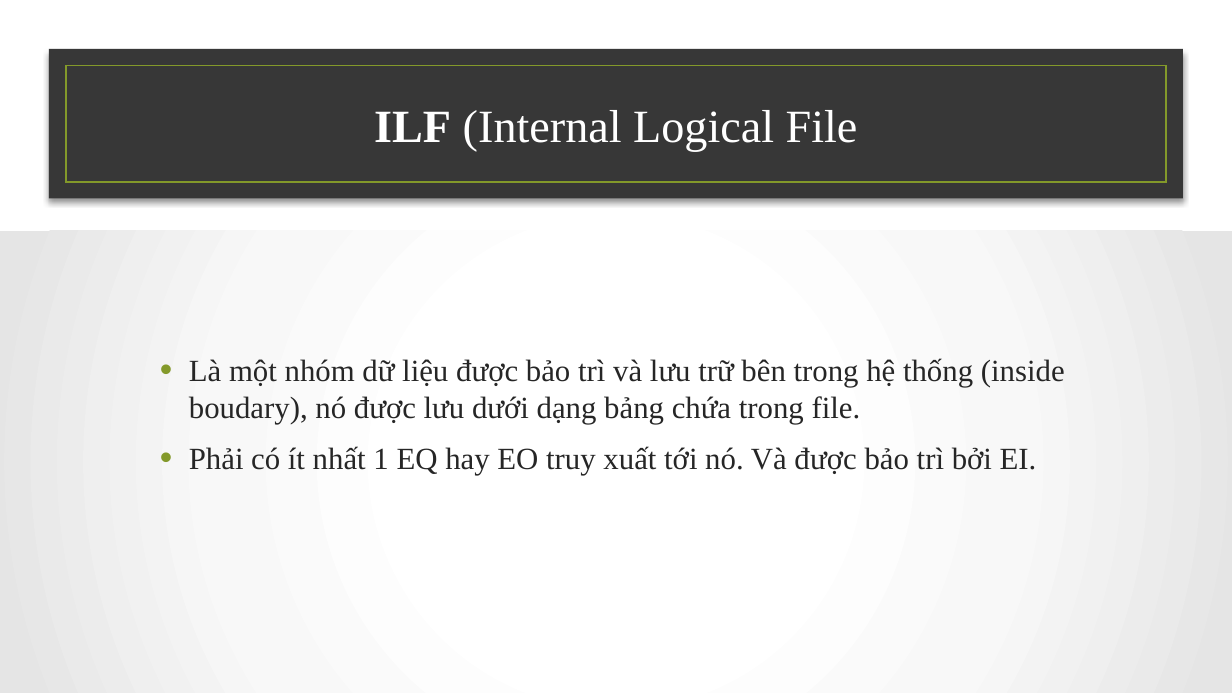
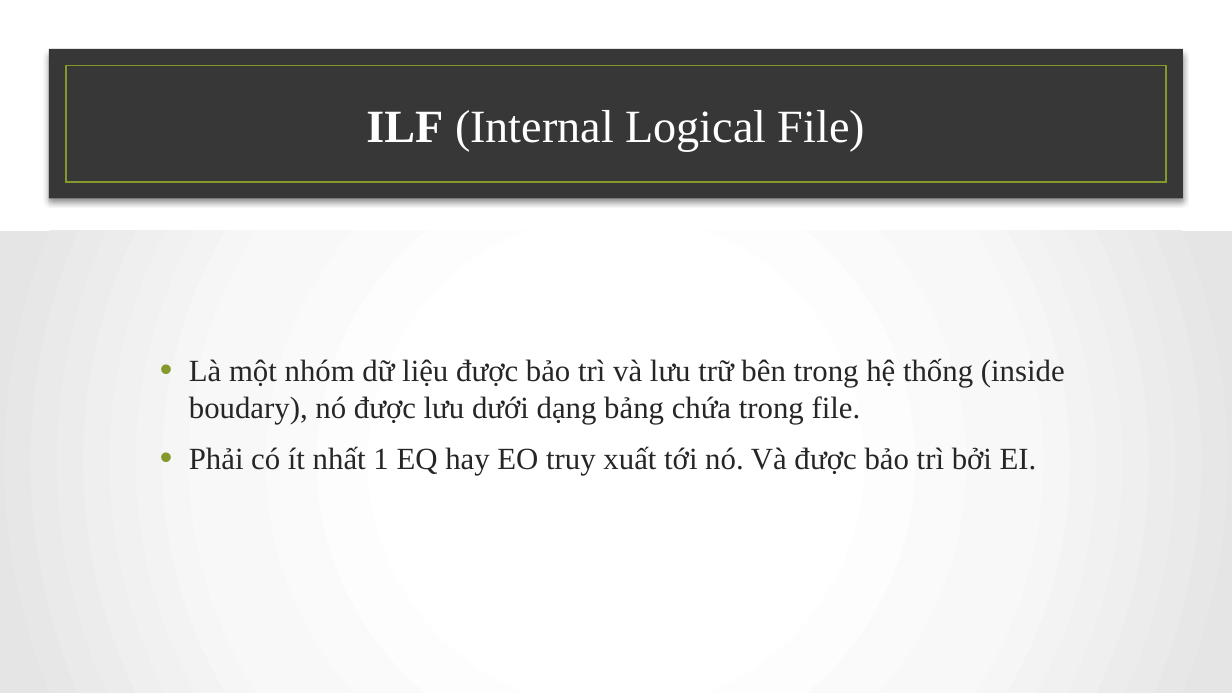
Before and after one commit to NamBang/CEMEM, a slide deck: slide 29 of FILE_BAO_CAO/Funciton-Point .pptx. Drawn at 1232x693 pixels with LibreOffice and Linux fonts; fonts in the diff are those of the drawing; background and template pictures are left out. Boxes give left, top, right and bottom in pixels: in the first picture for what was removed or moved away, otherwise in the second. Text is boxed around its words. In the diff, an @@ line names an element or a change of style, - is before the commit and + after.

```diff
--- a/FILE_BAO_CAO/Funciton-Point .pptx
+++ b/FILE_BAO_CAO/Funciton-Point .pptx
@@ title at (x1=366, y1=110, x2=865, y2=151): text changed @@
-ILF (Internal Logical File
+ILF (Internal Logical File)
```
Also in this commit, not shown: 1 other file.
